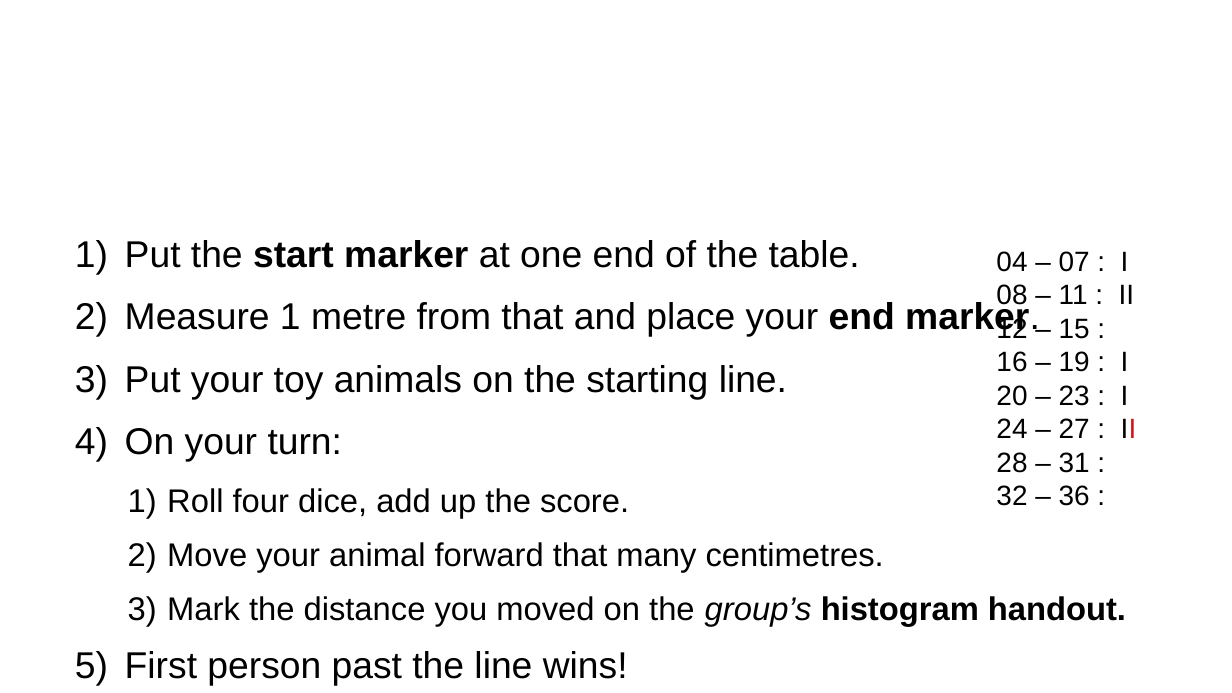
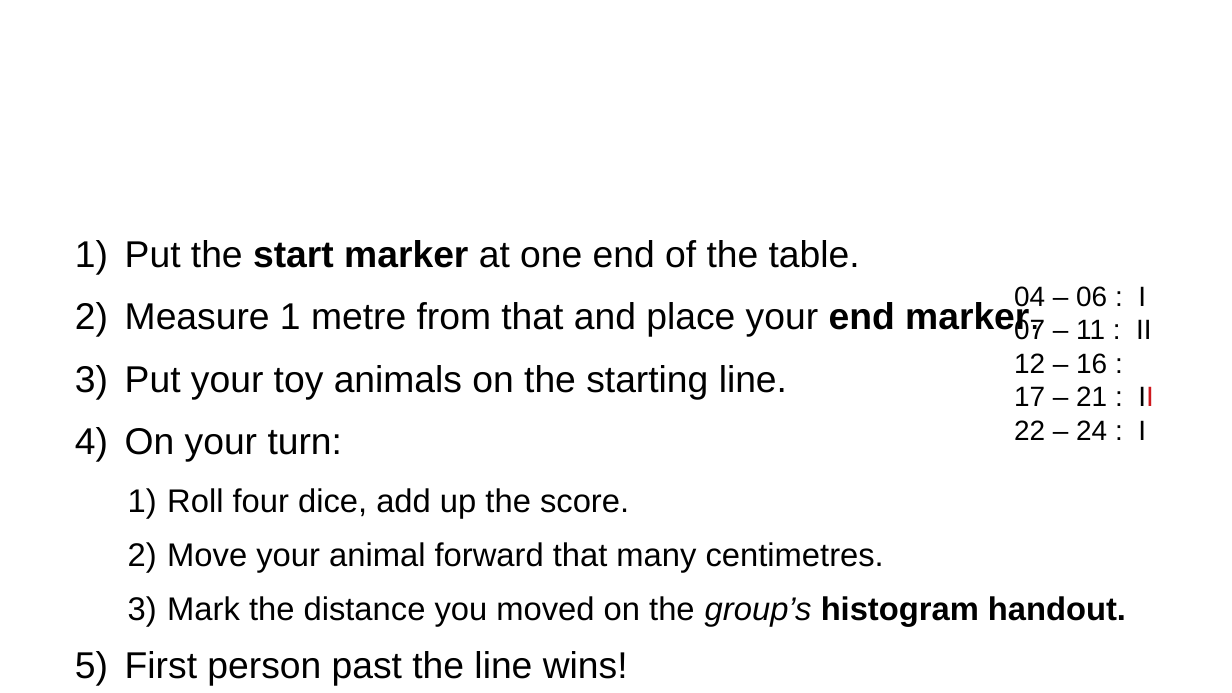
Before and after one commit to ajwills72/critical-thinking, a slide deck: slide 3 of src/distributions-samples.odp. Drawn at 1232x693 pixels with LibreOffice and Linux fonts; fonts in the diff are those of the drawing; background and template pictures are left out. Boxes give left, top, right and bottom in pixels: in the first picture for what was removed or moved away, otherwise in the second. Text is boxed around its words. In the diff, an @@ line names an element or a change of style, - is before the commit and + after.

```diff
--- a/src/distributions-samples.odp
+++ b/src/distributions-samples.odp
@@ text at <box>1014,286,1154,440</box>: text changed @@
-04 – 07 : I
-08 – 11 : II
-12 – 15 :
-16 – 19 : I
-20 – 23 : I
-24 – 27 : II
-28 – 31 :
-32 – 36 :
+04 – 06 : I
+07 – 11 : II
+12 – 16 :
+17 – 21 : II
+22 – 24 : I
```
Also in this commit, not shown: 2 other slides changed, 6 slides added, 1 slide removed, 13 other files.
